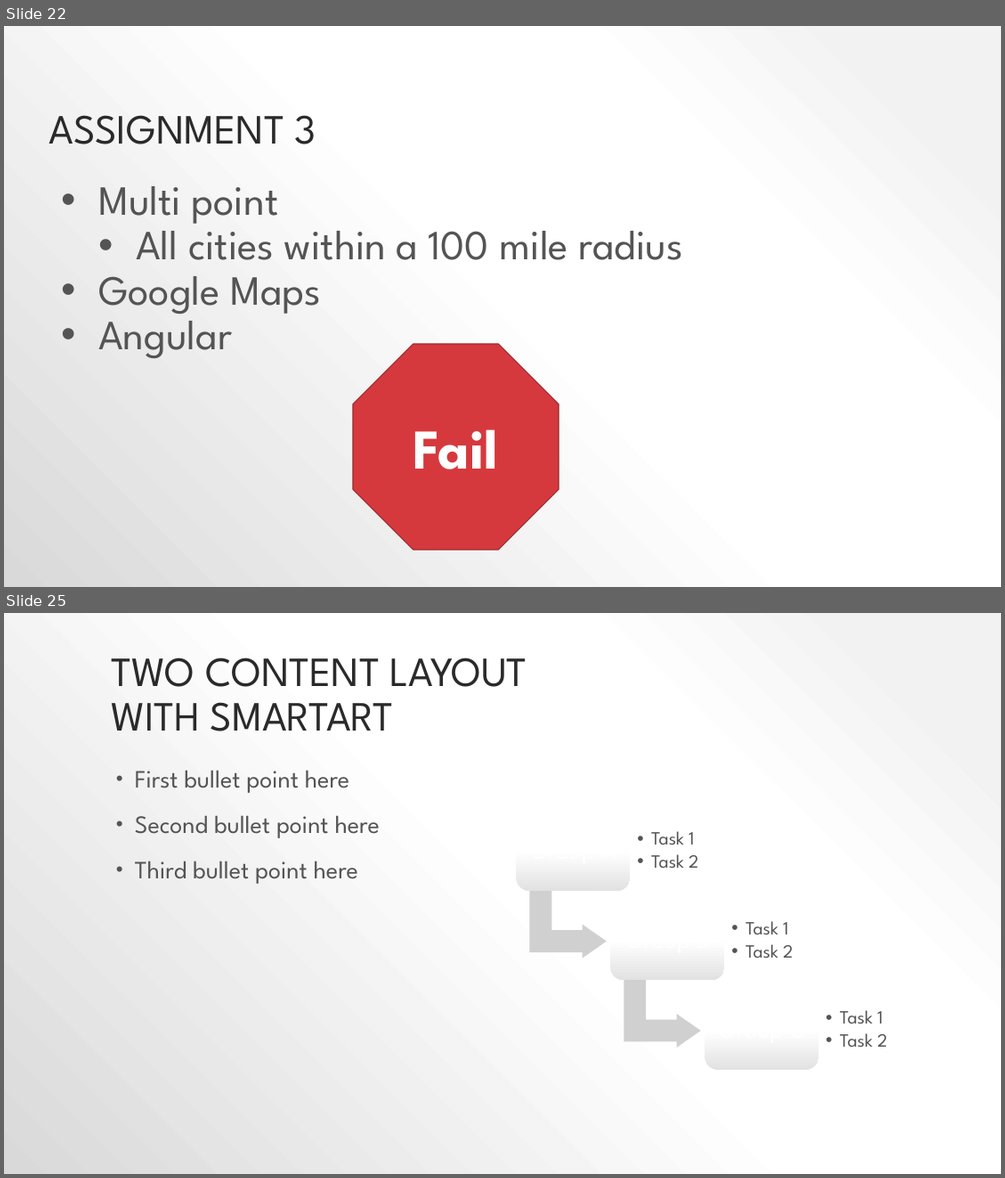
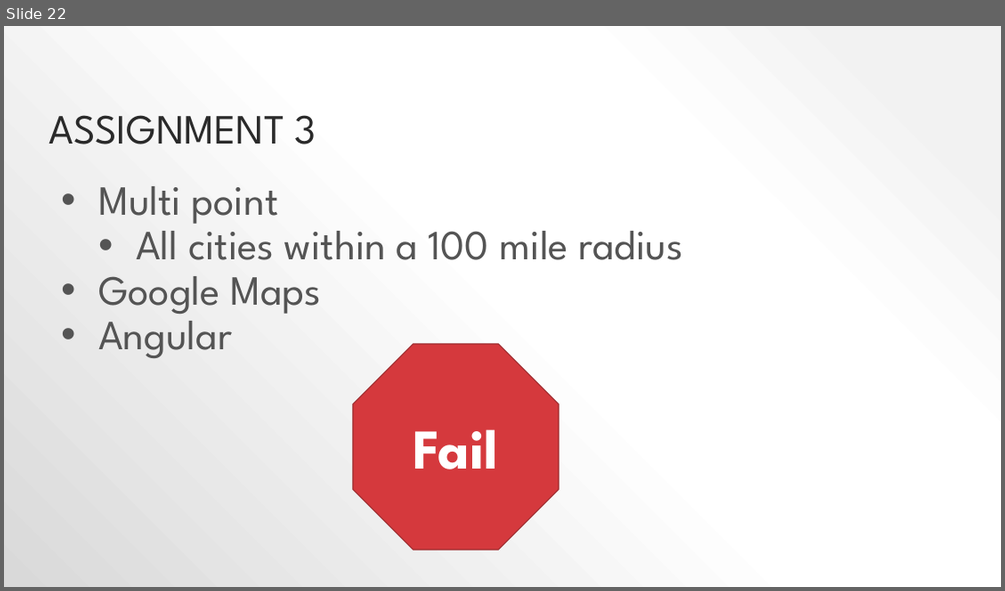
Before and after one commit to pjsteele/techtalksky, a slide deck: presentation/techTalk.pptx. Shown one above the other, each under a label of ours: slides 22 and 25 before the commit, slide 22 after it; the slides between them are not shown. The pictures are 1005x1178 and 1005x591 pixels, drawn with LibreOffice and Linux fonts; fonts in the diff are those of the drawing. Boxes give left, top, right and bottom in pixels: in the first picture for what was removed or moved away, otherwise in the second. Text is boxed around its words. In the diff, an @@ line names an element or a change of style, - is before the commit and + after.

```diff
--- a/presentation/techTalk.pptx
+++ b/presentation/techTalk.pptx
@@ slide 25 removed at (4,613,1001,1174), background gradient #F2F2F2 to #FFFFFF to #D9D9D9 @@
@@ title removed at (111,657,527,731) @@
-TWO CONTENT LAYOUT
-WITH SMARTART
@@ text removed at (135,770,380,884) @@
-• First bullet point here
-• Second bullet point here
-• Third bullet point here
@@ group removed at (517,811,887,1070): 3 rounded rectangles, 3 texts, 2 bent up arrows @@
-  • Task 1
-  • Task 2
-  • Task 1
-  • Task 2
-  • Task 1
-  • Task 2
```
Also in this commit, not shown: 1 slide changed, 5 slides added, 5 other slides removed, 4 other files.
